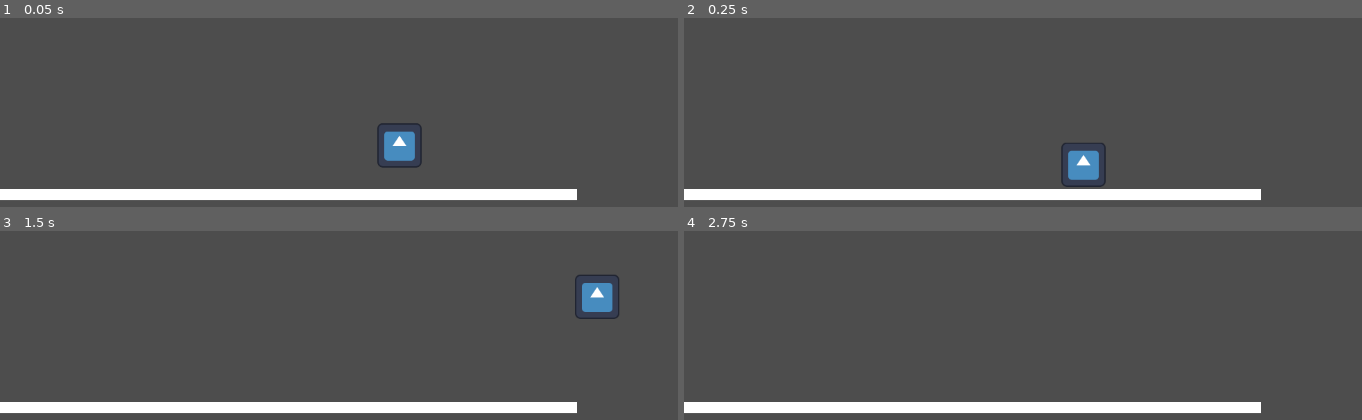
Above: before the commit, frames 1-4 (two rows, left to right).
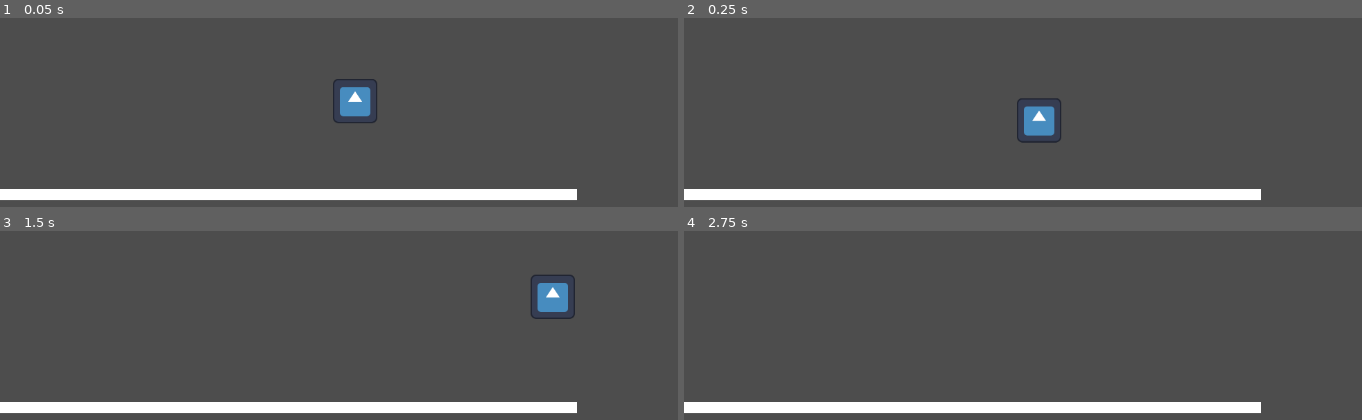
Above: after the commit, the same moments.

Repository: ryoadi/godot-jumper-demo
Game: Godot game, scene res://tests/player_manager_test.tscn
Same seed, same stepped clock (60 frames per second), same inputs: the game is played once before the commit and once after it. This scene is started directly instead of the project's main scene. The engine's default icon, where the game draws it, is replaced by a stand-in: a white triangle on a blue panel in a dark square.
Inputs:
- Up to frame 1 (0.05 s): no input
- Up to frame 2 (0.25 s): no input
- Up to frame 3 (1.5 s): hold Space (jump) 0.53-1.28 s; hold D (move_right) from 0.53 s (still down); tap Space (jump) at 1.35 s
- Up to frame 4 (2.75 s): tap Space (jump) at 1.52, 1.82 s; release D (move_right) at 2.03 s; hold A (move_left) from 2.03 s (still down); hold Space (jump) from 2.03 s (still down)

The runs differ from the first frame. In frame 1, 1.9% of the frame differs, in the area x 49-63%, y 32-80%; in frame 2, 1.9%, in the area x 49-63%, y 42-90%; in frame 3, 1.8%; in frame 4, nothing differs.

Commit message:
refactory player manager scene
Signed-off-by: ryoadi <haryo.webapp@gmail.com>

Diff:
--- a/scenes/main.tscn
+++ b/scenes/main.tscn
@@ -1,8 +1,8 @@
-[gd_scene load_steps=5 format=3 uid="uid://gwcketf6ntis"]
+[gd_scene load_steps=6 format=3 uid="uid://gwcketf6ntis"]
 
 [ext_resource type="PackedScene" uid="uid://dfymgkljymubx" path="res://scenes/platform_manager.tscn" id="1_o5qli"]
-[ext_resource type="PackedScene" uid="uid://c4qo3nubwlfl5" path="res://scenes/player_manager.tscn" id="2_0wfyh"]
 [ext_resource type="PackedScene" uid="uid://sbt8r6ckfb54" path="res://scenes/platform.tscn" id="2_sugp2"]
+[ext_resource type="PackedScene" uid="uid://cr88trrnav8tr" path="res://scenes/player.tscn" id="4_jyhfs"]
 
 [sub_resource type="GDScript" id="GDScript_0wfyh"]
 resource_name = "Game"
@@ -40,6 +40,7 @@
 
 
 func _ready() -> void:
+	$PlayerManager.init($Player)
 	_state = GameState.Play
 
 
@@ -58,13 +59,90 @@
 	_state = GameState.Play
 "
 
+[sub_resource type="GDScript" id="GDScript_sugp2"]
+resource_name = "PlayerManager"
+script/source = "extends Node
+
+var _player: CharacterBody2D
+var _initial_position: Vector2
+
+
+# Record platform where to player stand.
+var _current_platform: StaticBody2D:
+	set(new_platform):
+		var distance: float = 0
+		if new_platform == _current_platform:
+			return
+
+		if _current_platform != null:
+			distance = max(
+				0,
+				_current_platform.global_position.y - new_platform.global_position.y,
+			)
+
+		_current_platform = new_platform
+		emit_signal('current_platform_changed', distance)
+
+
+## Give distances between old & current platforms when player jump between it.
+signal current_platform_changed(distance: float)
+
+## Player fell off outside screen.
+signal player_fell_off
+
+func init(player: CharacterBody2D) -> void:
+	_player = player
+	_initial_position = _player.global_position
+
+
+## (Re)spawn player at dedicated position
+func spawn() -> void:
+	_player.global_position = _initial_position
+	_player.process_mode = Node.PROCESS_MODE_PAUSABLE
+	_player.show()
+
+
+func _on_player_screen_notifier_exited() -> void:
+	if _player.global_position.y > 0:
+		_player.hide()
+		_player.process_mode = Node.PROCESS_MODE_DISABLED
+		emit_signal('player_fell_off')
+
+func _unhandled_input(event: InputEvent) -> void:
+	assert(_player)
+
+	if event.is_action_pressed(\"jump\"):
+		_player.jump()
+	if event.is_action_pressed(\"move_left\"):
+		_player.move(Vector2.LEFT)
+	if event.is_action_released(\"move_left\"):
+		_player.move_stop(Vector2.LEFT)
+	if event.is_action_pressed(\"move_right\"):
+		_player.move(Vector2.RIGHT)
+	if event.is_action_released(\"move_right\"):
+		_player.move_stop(Vector2.RIGHT)
+
+func _on_player_landed() -> void:
+	var collission: KinematicCollision2D = _player.get_last_slide_collision()
+	if collission:
+		_current_platform = collission.get_collider()
+"
+
 [node name="GameManager" type="Node"]
 script = SubResource("GDScript_0wfyh")
 
 [node name="PlatformManager" parent="." instance=ExtResource("1_o5qli")]
 _platform_scene = ExtResource("2_sugp2")
 
-[node name="PlayerManager" parent="." instance=ExtResource("2_0wfyh")]
+[node name="PlayerManager" type="Node" parent="."]
+script = SubResource("GDScript_sugp2")
+
+[node name="Platforms" type="Node" parent="."]
+
+[node name="Player" parent="." instance=ExtResource("4_jyhfs")]
+position = Vector2(576, 520)
+
+[node name="VisibleOnScreenNotifier2D" type="VisibleOnScreenNotifier2D" parent="Player"]
 
 [node name="GameUI" type="Control" parent="."]
 layout_mode = 3
@@ -114,4 +192,6 @@
 
 [connection signal="current_platform_changed" from="PlayerManager" to="." method="_on_player_manager_current_platform_changed"]
 [connection signal="player_fell_off" from="PlayerManager" to="." method="_on_player_manager_player_fell_off"]
+[connection signal="landed" from="Player" to="PlayerManager" method="_on_player_landed"]
+[connection signal="screen_exited" from="Player/VisibleOnScreenNotifier2D" to="PlayerManager" method="_on_player_screen_notifier_exited"]
 [connection signal="button_up" from="GameOverUI/VBoxContainer/RestartButton" to="." method="_on_restart_button_button_up"]
--- a/scenes/player_manager.tscn
+++ /dev/null
@@ -1,76 +0,0 @@
-[gd_scene load_steps=3 format=3 uid="uid://c4qo3nubwlfl5"]
-
-[ext_resource type="PackedScene" uid="uid://cr88trrnav8tr" path="res://scenes/player.tscn" id="1_wd4cv"]
-
-[sub_resource type="GDScript" id="GDScript_o5qli"]
-resource_name = "Player"
-script/source = "extends Node
-
-@onready var _initial_position: Vector2 = $Player.global_position
-
-# Record platform where to player stand.
-var _current_platform: StaticBody2D:
-	set(new_platform):
-		var distance: float = 0
-		if new_platform == _current_platform:
-			return
-
-		if _current_platform != null:
-			distance = max(
-				0,
-				_current_platform.global_position.y - new_platform.global_position.y,
-			)
-
-		_current_platform = new_platform
-		emit_signal('current_platform_changed', distance)
-
-
-## Give distances between old & current platforms when player jump between it.
-signal current_platform_changed(distance: float)
-
-## Player fell off outside screen.
-signal player_fell_off
-
-
-## (Re)spawn player at dedicated position
-func spawn() -> void:
-	$Player.global_position = _initial_position
-	$Player.process_mode = Node.PROCESS_MODE_PAUSABLE
-	$Player.show()
-
-
-func _on_player_screen_notifier_exited() -> void:
-	if $Player.global_position.y > 0:
-		$Player.hide()
-		$Player.process_mode = Node.PROCESS_MODE_DISABLED
-		emit_signal('player_fell_off')
-
-func _unhandled_input(event: InputEvent) -> void:
-	if $Player:
-		if event.is_action_pressed(\"jump\"):
-			$Player.jump()
-		if event.is_action_pressed(\"move_left\"):
-			$Player.move(Vector2.LEFT)
-		if event.is_action_released(\"move_left\"):
-			$Player.move_stop(Vector2.LEFT)
-		if event.is_action_pressed(\"move_right\"):
-			$Player.move(Vector2.RIGHT)
-		if event.is_action_released(\"move_right\"):
-			$Player.move_stop(Vector2.RIGHT)
-
-func _on_player_landed() -> void:
-	var collission: KinematicCollision2D = $Player.get_last_slide_collision()
-	if collission:
-		_current_platform = collission.get_collider()
-"
-
-[node name="PlayerManager" type="Node"]
-script = SubResource("GDScript_o5qli")
-
-[node name="Player" parent="." instance=ExtResource("1_wd4cv")]
-position = Vector2(576, 512)
-
-[node name="VisibleOnScreenNotifier2D" type="VisibleOnScreenNotifier2D" parent="Player"]
-
-[connection signal="landed" from="Player" to="." method="_on_player_landed"]
-[connection signal="screen_exited" from="Player/VisibleOnScreenNotifier2D" to="." method="_on_player_screen_notifier_exited"]
--- /dev/null
+++ b/scripts/player_manager.gd
@@ -0,0 +1,65 @@
+extends Node
+
+var _player: CharacterBody2D
+var _initial_position: Vector2
+
+
+# Record platform where to player stand.
+var _current_platform: StaticBody2D:
+	set(new_platform):
+		var distance: float = 0
+		if new_platform == _current_platform:
+			return
+
+		if _current_platform != null:
+			distance = max(
+				0,
+				_current_platform.global_position.y - new_platform.global_position.y,
+			)
+
+		_current_platform = new_platform
+		emit_signal('current_platform_changed', distance)
+
+
+## Give distances between old & current platforms when player jump between it.
+signal current_platform_changed(distance: float)
+
+## Player fell off outside screen.
+signal player_fell_off
+
+func init(player: CharacterBody2D) -> void:
+	_player = player
+	_initial_position = _player.global_position
+
+
+## (Re)spawn player at dedicated position
+func spawn() -> void:
+	_player.global_position = _initial_position
+	_player.process_mode = Node.PROCESS_MODE_PAUSABLE
+	_player.show()
+
+
+func _on_player_screen_notifier_exited() -> void:
+	if _player.global_position.y > 0:
+		_player.hide()
+		_player.process_mode = Node.PROCESS_MODE_DISABLED
+		emit_signal('player_fell_off')
+
+func _unhandled_input(event: InputEvent) -> void:
+	assert(_player)
+
+	if event.is_action_pressed("jump"):
+		_player.jump()
+	if event.is_action_pressed("move_left"):
+		_player.move(Vector2.LEFT)
+	if event.is_action_released("move_left"):
+		_player.move_stop(Vector2.LEFT)
+	if event.is_action_pressed("move_right"):
+		_player.move(Vector2.RIGHT)
+	if event.is_action_released("move_right"):
+		_player.move_stop(Vector2.RIGHT)
+
+func _on_player_landed() -> void:
+	var collission: KinematicCollision2D = _player.get_last_slide_collision()
+	if collission:
+		_current_platform = collission.get_collider()
--- a/tests/player_manager_test.tscn
+++ b/tests/player_manager_test.tscn
@@ -1,13 +1,18 @@
-[gd_scene load_steps=4 format=3 uid="uid://cpxvqud34gt56"]
+[gd_scene load_steps=5 format=3 uid="uid://bjktgn68kjurv"]
 
-[ext_resource type="PackedScene" uid="uid://c4qo3nubwlfl5" path="res://scenes/player_manager.tscn" id="1_cgfxx"]
+[ext_resource type="Script" uid="uid://ba2t10n1ywvwl" path="res://scripts/player_manager.gd" id="1_cgfxx"]
+[ext_resource type="PackedScene" uid="uid://cr88trrnav8tr" path="res://scenes/player.tscn" id="2_1g8i0"]
 
 [sub_resource type="GDScript" id="GDScript_cgfxx"]
 resource_name = "PlayerManagerTest"
 script/source = "extends Node
 
-#func _ready() -> void:
-	#$PlayerManager.spawn()
+func _ready() -> void:
+	$Node.init($Player)
+
+func _unhandled_input(event: InputEvent) -> void:
+	if event.is_action_released(\"ui_cancel\"):
+		$Node.spawn()
 "
 
 [sub_resource type="RectangleShape2D" id="RectangleShape2D_cgfxx"]
@@ -16,7 +21,11 @@
 [node name="PlayerManagerTest" type="Node2D"]
 script = SubResource("GDScript_cgfxx")
 
-[node name="PlayerManager" parent="." instance=ExtResource("1_cgfxx")]
+[node name="Node" type="Node" parent="."]
+script = ExtResource("1_cgfxx")
+
+[node name="Player" parent="." instance=ExtResource("2_1g8i0")]
+position = Vector2(512, 448)
 
 [node name="StaticBody2D" type="StaticBody2D" parent="."]
 
Not shown, added: scripts/player_manager.gd.uid
